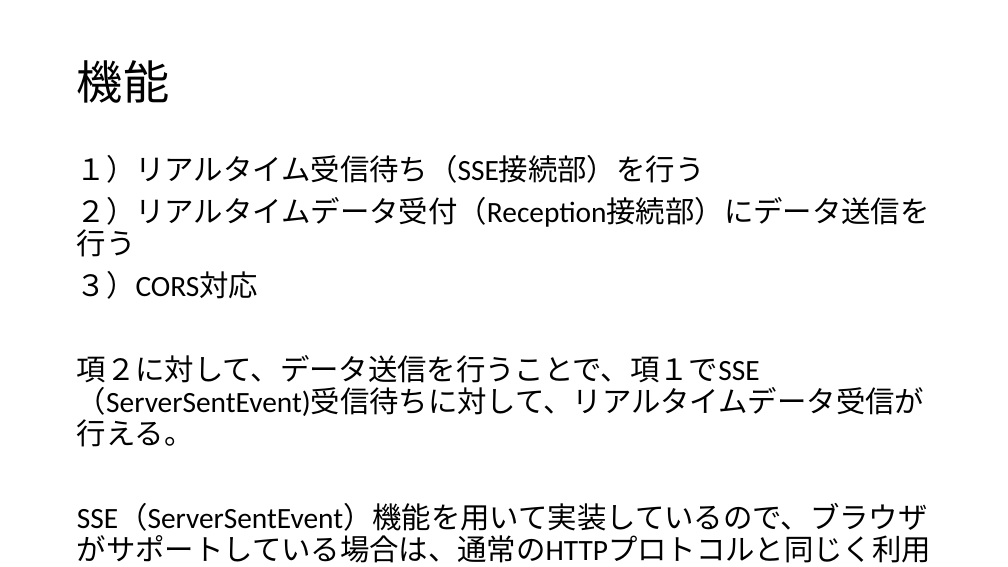
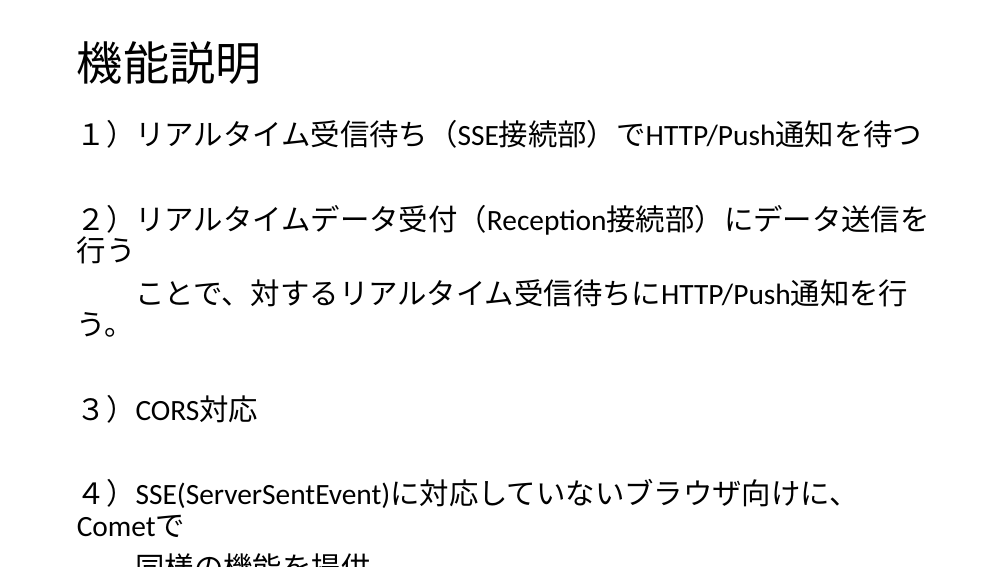
Before and after one commit to maachang/httpPush, a slide deck: slide 5 of doc/HttpPush説明.pptx (slide 3 before the commit). Drawn at 1008x567 pixels with LibreOffice and Linux fonts; fonts in the diff are those of the drawing. Boxes give left, top, right and bottom in pixels: in the first picture for what was removed or moved away, otherwise in the second. Text is boxed around its words. In the diff, an @@ line names an element or a change of style, - is before the commit and + after.

Commit message:
説明を更新

```diff
--- a/doc/HttpPush説明.pptx
+++ b/doc/HttpPush説明.pptx
@@ title at box(77, 41, 262, 84): text changed @@
-機能
+機能説明
@@ text "１）リアルタイム受信待ち（SSE接続部）でHTTP/Push通知を待つ": place and size @@
-text "１）リアルタイム受信待ち（SSE接続部）でHTTP/Push通知を待つ" at box(77, 155, 931, 563)
+text "１）リアルタイム受信待ち（SSE接続部）でHTTP/Push通知を待つ" at box(77, 120, 930, 537)
@@ text at box(77, 120, 922, 148): text changed @@
-１）リアルタイム受信待ち（SSE接続部）を行う
+１）リアルタイム受信待ち（SSE接続部）でHTTP/Push通知を待つ
@@ text at box(77, 279, 909, 337): paragraph added @@
+ことで、対するリアルタイム受信待ちにHTTP/Push通知を行う。
@@ text at box(77, 479, 859, 537): text changed @@
-項２に対して、データ送信を行うことで、項１でSSE（ServerSentEvent)受信待ちに対して、リアルタイムデータ受信が行える。
-SSE（ServerSentEvent）機能を用いて実装しているので、ブラウザがサポートしている場合は、通常のHTTPプロトコルと同じく利用できる。
+４）SSE(ServerSentEvent)に対応していないブラウザ向けに、Cometで
+同様の機能を提供
```
Also in this commit, not shown: 3 other slides changed, 2 slides added, 2 slides removed, 1 other file.
